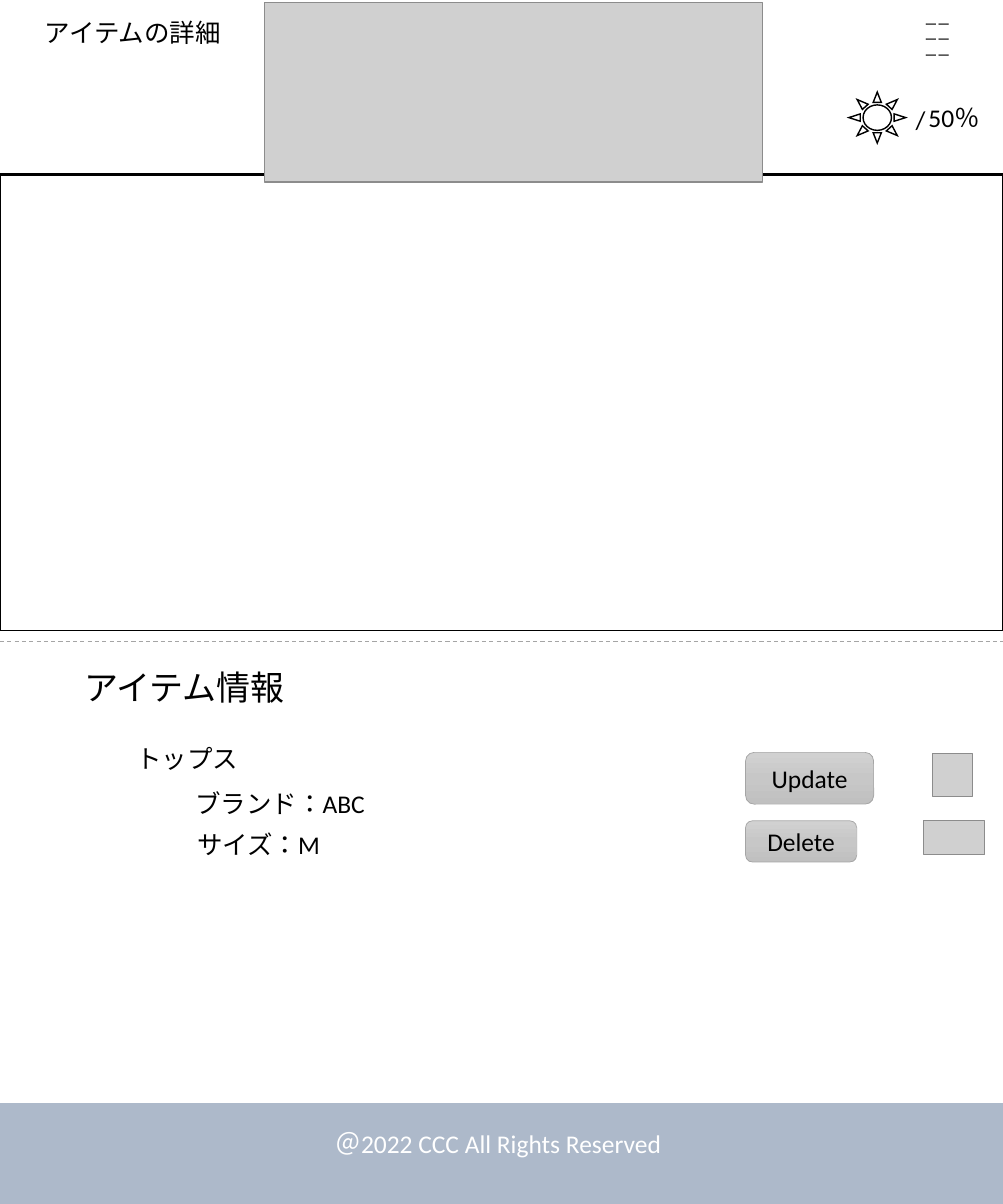
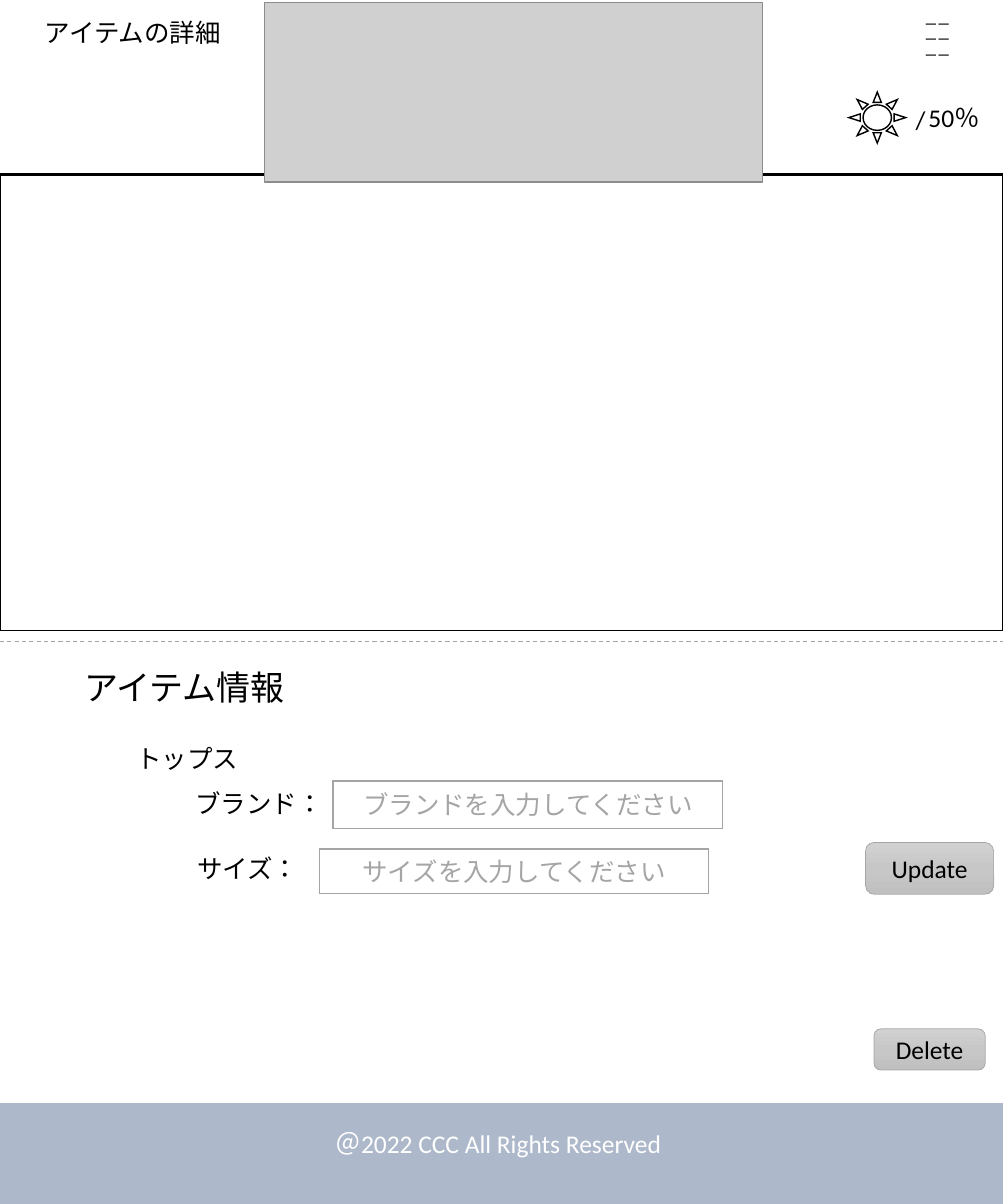
Before and after one commit to dojo2022/E-4, a slide deck: slide 11 of doc/デザイン.pptx. Drawn at 1003x1204 pixels with LibreOffice and Linux fonts; fonts in the diff are those of the drawing; grey boxes stand for pictures. Boxes give left, top, right and bottom in pixels: in the first picture for what was removed or moved away, otherwise in the second. Text is boxed around its words. In the diff, an @@ line names an element or a change of style, - is before the commit and + after.

```diff
--- a/doc/デザイン.pptx
+++ b/doc/デザイン.pptx
@@ picture removed at (933, 753, 972, 796) @@
@@ text at (195, 791, 322, 814): text changed @@
-ブランド：ABC
+ブランド：
@@ rectangle added at (333, 781, 723, 828), fill #FFFFFF, outline #A5A5A5 1 pt, 18 pt, text #A5A5A5 @@
+ブランドを入力してください
@@ picture removed at (923, 821, 985, 854) @@
@@ text at (197, 856, 298, 879): text changed @@
-サイズ：M
+サイズ：
@@ rectangle added at (319, 849, 708, 894), fill #FFFFFF, outline #A5A5A5 1 pt, 18 pt, text #A5A5A5 @@
+サイズを入力してください
@@ rounded rectangle "Update": place and size @@
-rounded rectangle "Update" at (746, 752, 875, 804)
+rounded rectangle "Update" at (865, 842, 994, 894)
@@ rounded rectangle "Delete": place and size @@
-rounded rectangle "Delete" at (746, 821, 857, 861)
+rounded rectangle "Delete" at (875, 1028, 986, 1069)
```
Also in this commit, not shown: 6 other slides changed.
